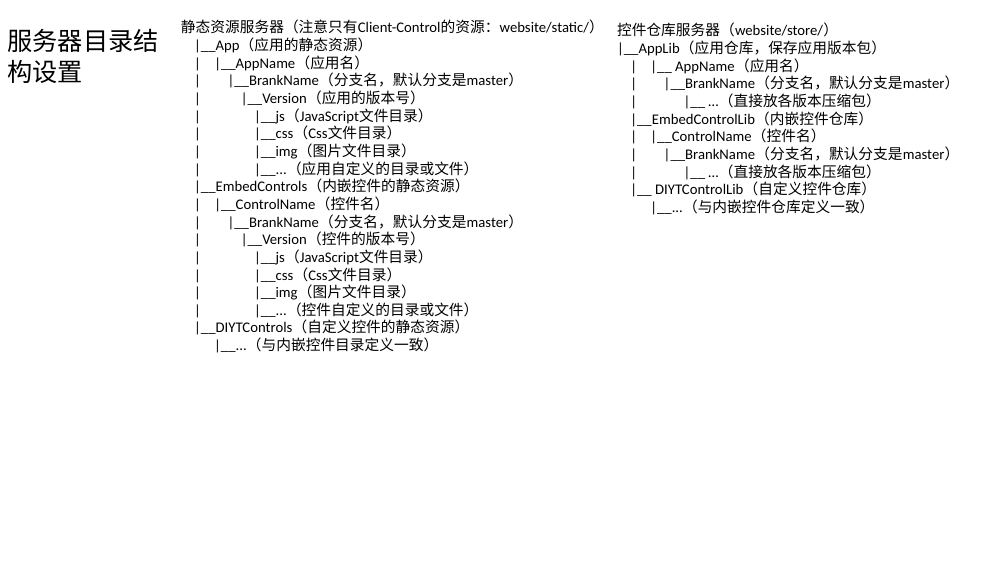
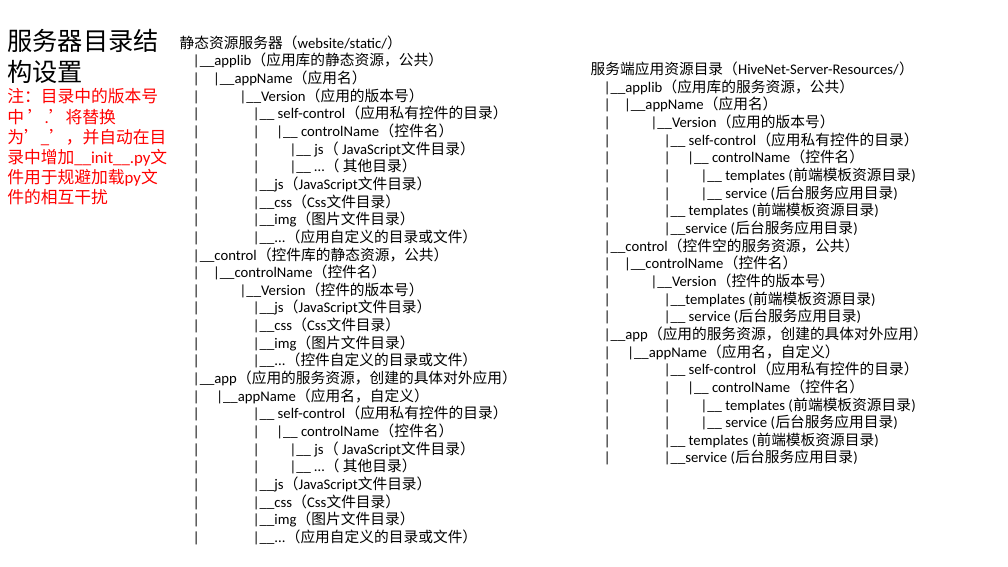
Before and after one commit to snakeclub/HiveNet, a slide deck: slide 7 of docs/source/designs/hivenet_architecture_diagram.pptx (slide 6 before the commit). Drawn at 1008x567 pixels with LibreOffice and Linux fonts; fonts in the diff are those of the drawing. Boxes give left, top, right and bottom in pixels: in the first picture for what was removed or moved away, otherwise in the second. Text is boxed around its words. In the diff, an @@ line names an element or a change of style, - is before the commit and + after.

Commit message:
docs(all): 保存临时代码, 项目暂不可用

```diff
--- a/docs/source/designs/hivenet_architecture_diagram.pptx
+++ b/docs/source/designs/hivenet_architecture_diagram.pptx
@@ text "静态资源服务器（website/static/）" moved from (x1=181, y1=19, x2=604, y2=353) to (x1=180, y1=35, x2=517, y2=545) @@
@@ text removed at (x1=617, y1=22, x2=959, y2=215) @@
-控件仓库服务器（website/store/）
-|__AppLib（应用仓库，保存应用版本包）
-| |__ AppName（应用名）
-| |__BrankName（分支名，默认分支是master）
-| |__ …（直接放各版本压缩包）
-|__EmbedControlLib（内嵌控件仓库）
-| |__ControlName（控件名）
-| |__BrankName（分支名，默认分支是master）
-| |__ …（直接放各版本压缩包）
-|__ DIYTControlLib（自定义控件仓库）
-|__...（与内嵌控件仓库定义一致）
@@ text at (x1=180, y1=35, x2=443, y2=86): text changed @@
-静态资源服务器（注意只有Client-Control的资源：website/static/）
-|__App（应用的静态资源）
-| |__AppName（应用名）
-| |__BrankName（分支名，默认分支是master）
+静态资源服务器（website/static/）
+|__applib（应用库的静态资源，公共）
+| |__appName（应用名）
@@ text at (x1=7, y1=88, x2=167, y2=166): paragraph added @@
+注：目录中的版本号中 ’.’将替换为’_’，并自动在目录中增加__init__.py文件用于规避加载py文件的相互干扰
@@ text added at (x1=591, y1=61, x2=928, y2=465), 14 pt, text #000000 @@
+服务端应用资源目录（HiveNet-Server-Resources/）
+|__applib（应用库的服务资源，公共）
+| |__appName（应用名）
+| |__Version（应用的版本号）
+| |__ self-control（应用私有控件的目录）
+| | |__ controlName（控件名）
+| | |__ templates (前端模板资源目录)
+| | |__ service (后台服务应用目录)
+| |__ templates (前端模板资源目录)
+| |__service (后台服务应用目录)
+|__control（控件空的服务资源，公共）
+| |__controlName（控件名）
+| |__Version（控件的版本号）
+| |__templates (前端模板资源目录)
+| |__ service (后台服务应用目录)
+|__app（应用的服务资源，创建的具体对外应用）
+| |__appName（应用名，自定义）
+| |__ self-control（应用私有控件的目录）
+| | |__ controlName（控件名）
+| | |__ templates (前端模板资源目录)
+| | |__ service (后台服务应用目录)
+| |__ templates (前端模板资源目录)
+| |__service (后台服务应用目录)
@@ text at (x1=278, y1=106, x2=508, y2=173): paragraphs added @@
+| |__ self-control（应用私有控件的目录）
+| | |__ controlName（控件名）
+| | |__ js（ JavaScript文件目录）
+| | |__ …（ 其他目录）
@@ text at (x1=193, y1=247, x2=448, y2=280): text changed @@
-|__EmbedControls（内嵌控件的静态资源）
-| |__ControlName（控件名）
-| |__BrankName（分支名，默认分支是master）
+|__control（控件库的静态资源，公共）
+| |__controlName（控件名）
@@ text at (x1=193, y1=371, x2=517, y2=545): text changed @@
-|__DIYTControls（自定义控件的静态资源）
-|__...（与内嵌控件目录定义一致）
+|__app（应用的服务资源，创建的具体对外应用）
+| |__appName（应用名，自定义）
+| |__ self-control（应用私有控件的目录）
+| | |__ controlName（控件名）
+| | |__ js（ JavaScript文件目录）
+| | |__ …（ 其他目录）
+| |__js（JavaScript文件目录）
+| |__css（Css文件目录）
+| |__img（图片文件目录）
+| |__...（应用自定义的目录或文件）
```
Also in this commit, not shown: 1 other slide changed, 5 slides added, 32 other files.
